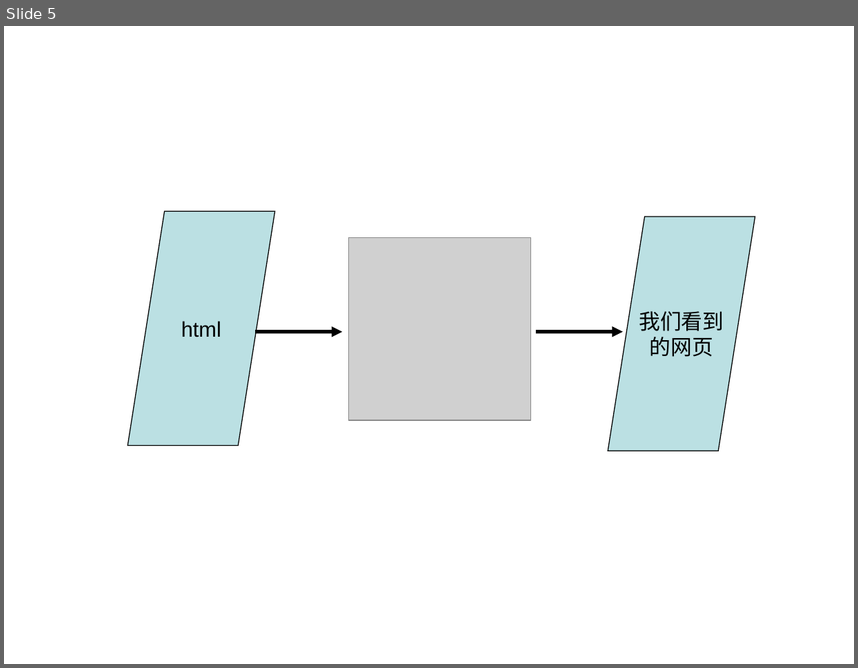
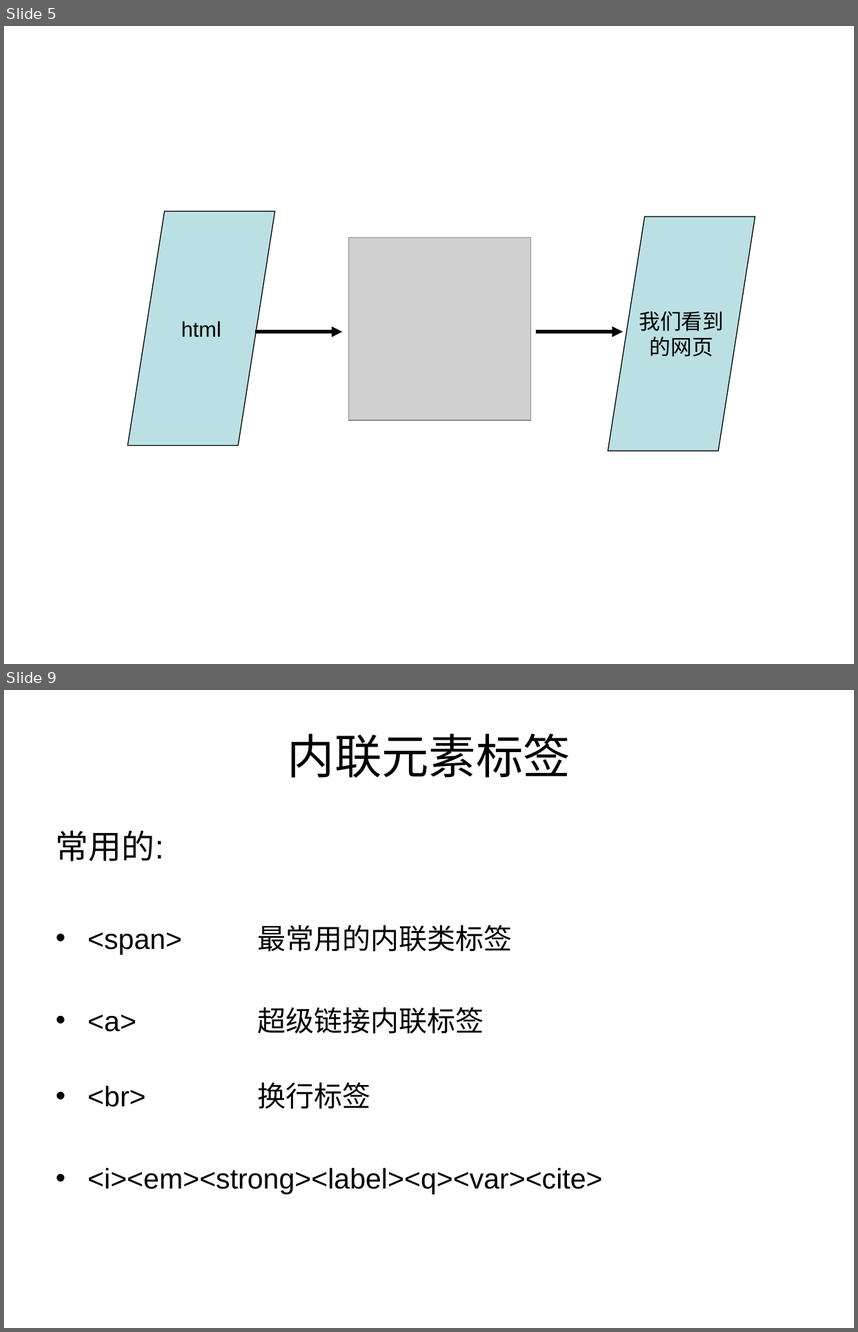
Before and after one commit to gagaprince/learn_fe_for_kd, a slide deck: 初识前端-html.ppt. Shown one above the other, each under a label of ours: slide 5 before the commit, slides 5 and 9 after it; the slides between them are not shown. The pictures are 858x668 and 858x1332 pixels, drawn with LibreOffice and Linux fonts; fonts in the diff are those of the drawing; grey boxes stand for pictures; background and template pictures are left out. Boxes give left, top, right and bottom in pixels: in the first picture for what was removed or moved away, otherwise in the second. Text is boxed around its words. In the diff, an @@ line names an element or a change of style, - is before the commit and + after.

```diff
--- a/初识前端-html.ppt
+++ b/初识前端-html.ppt
@@ slide 9 added at bbox=[4, 690, 854, 1328], background picture (left out) @@
@@ title added at bbox=[288, 733, 570, 778], 40 pt, text #000000 @@
+内联元素标签
@@ text added at bbox=[56, 830, 602, 1194], 24 pt, text #000000 @@
+常用的:
+• <span> 最常用的内联类标签
+• <a> 超级链接内联标签
+• <br> 换行标签
+• <i><em><strong><label><q><var><cite>
```
Also in this commit, not shown: 10 other slides added, 17 other files.
